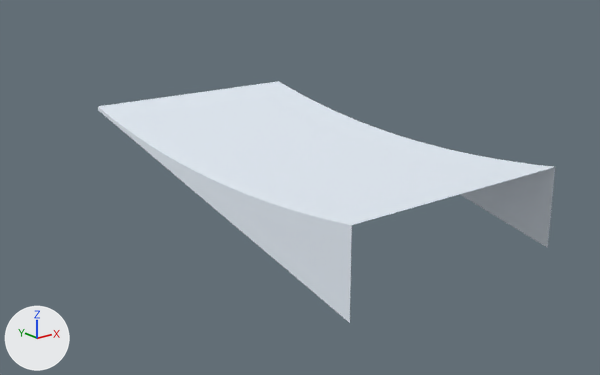
Before and after pictures for a commit that changed the Blender file ArtSource/Blender/JumpSmall.blend.
Before and after are seen from a 50 mm lens placed at (-12.34, -20.22, 4.51), pointed at (0.63, -4.0, -1.97). Arrows for +X, +Y and +Z are at lower left; the lights stay in place. The picture after the commit comes second.

The older version as bpy lines, for what is in view:
```python
me_continuoussnowsurface = bpy.data.meshes.new('ContinuousSnowSurface')
me_continuoussnowsurface.from_pydata(...)  # 194 vertices, 96 faces; spans x -3.0..3.0, y -10.0..0.0, z -0.73..0.0
me_continuoussnowsurface.materials.append(mat_snow_010)  # white #e8f1fa
me_snowsides = bpy.data.meshes.new('SnowSides')
me_snowsides.from_pydata(...)  # 388 vertices, 192 faces; spans x -3.0..3.0, y -10.0..0.0, z -2.4..0.0
me_snowsides.materials.append(mat_snow_010)  # white #e8f1fa
ob_continuoussnowsurface = bpy.data.objects.new('ContinuousSnowSurface', me_continuoussnowsurface)
ob_continuoussnowsurface.location = (0.0, 0.0, 0.0)
ob_snowsides = bpy.data.objects.new('SnowSides', me_snowsides)
ob_snowsides.location = (0.0, 0.0, 0.0)
```
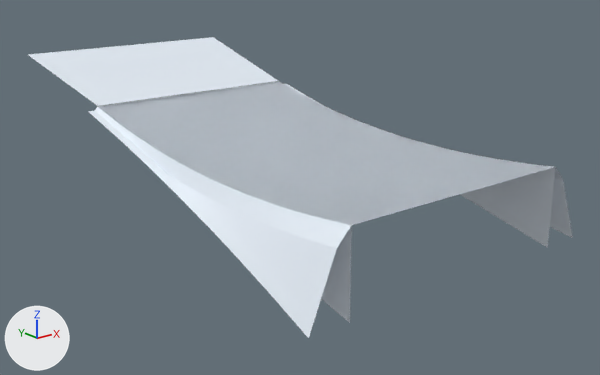
The change in detail:
Mesh me_continuoussnowsurface_1 is new.
It has 780 vertices, 481 faces and spans x -3.97..3.97, y -10.0..4.0, z -2.4..0.93.
It uses material mat_snow_010 (white #e8f1fa).
Object 'Visual_JumpSmall' (ob_visual_jumpsmall) is new; it shows me_continuoussnowsurface_1.
Its location is (0.0, 0.0, 0.0).

Pixel boxes (x1, y1, x2, y2) of what changed, in the pictures (600 x 375 px):
'Visual_JumpSmall', added
    after: (29, 37, 573, 338)
'ContinuousSnowSurface', unchanged, covered by the edit
    before: (98, 81, 553, 225)
